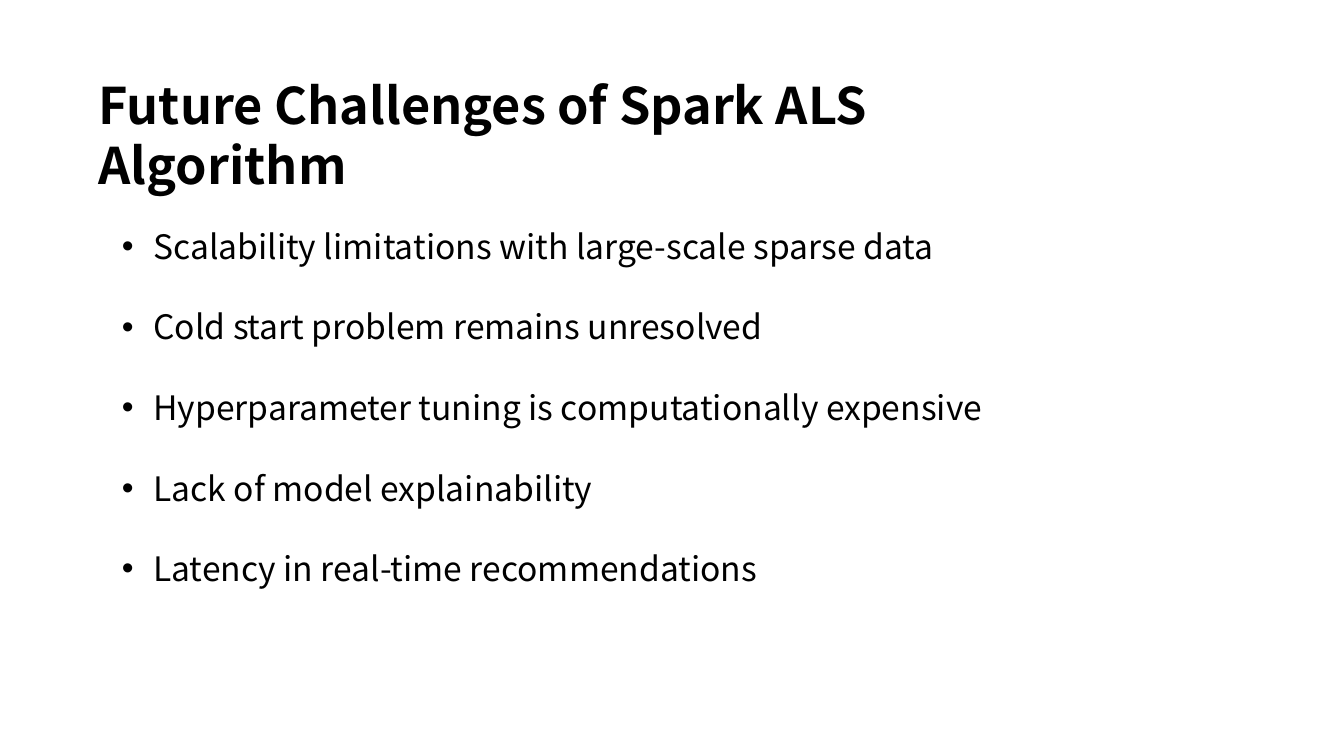
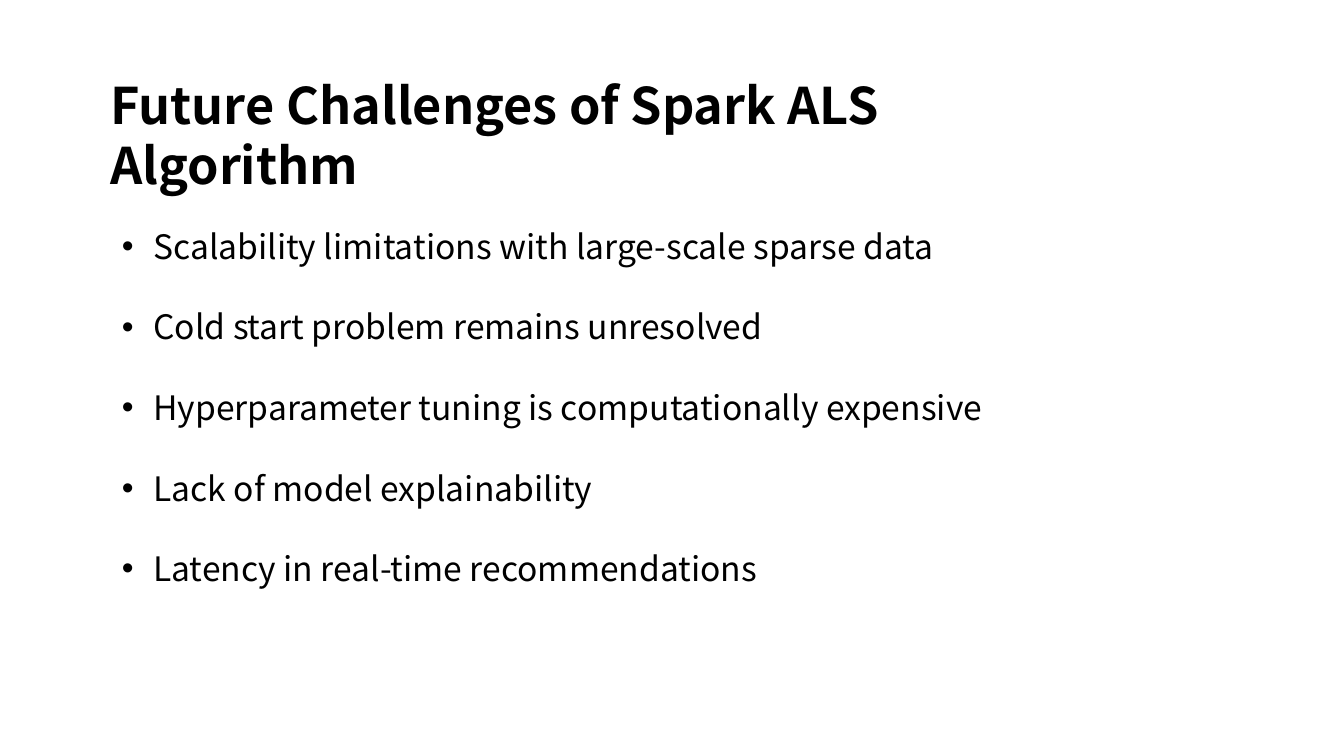
Before and after one commit to susie682/752-project, a slide deck: slide 16 of Commerce Product Recommendation with Spark ML-PPT.pptx. Drawn at 1344x756 pixels with LibreOffice and Linux fonts; fonts in the diff are those of the drawing. Boxes give left, top, right and bottom in pixels: in the first picture for what was removed or moved away, otherwise in the second. Text is boxed around its words. In the diff, an @@ line names an element or a change of style, - is before the commit and + after.

```diff
--- a/Commerce Product Recommendation with Spark ML-PPT.pptx
+++ b/Commerce Product Recommendation with Spark ML-PPT.pptx
@@ text "Future Challenges of Spark ALS ...": place and size @@
-text "Future Challenges of Spark ALS ..." at [98, 83, 867, 197]
+text "Future Challenges of Spark ALS ..." at [110, 83, 879, 197]
```
Also in this commit, not shown: 1 other slide changed, 1 other file.
